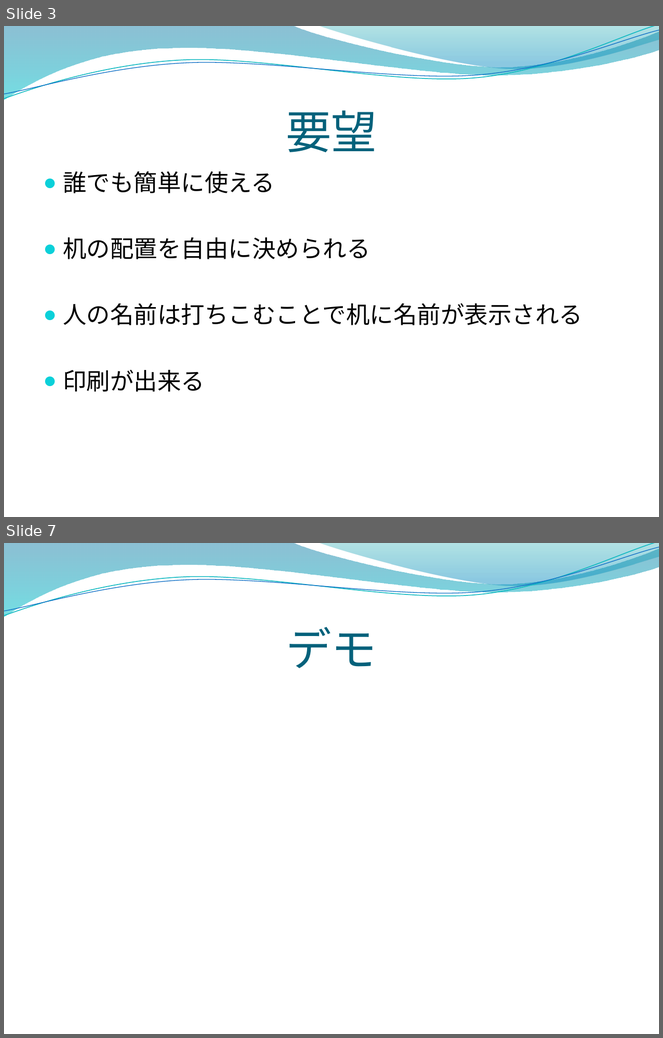
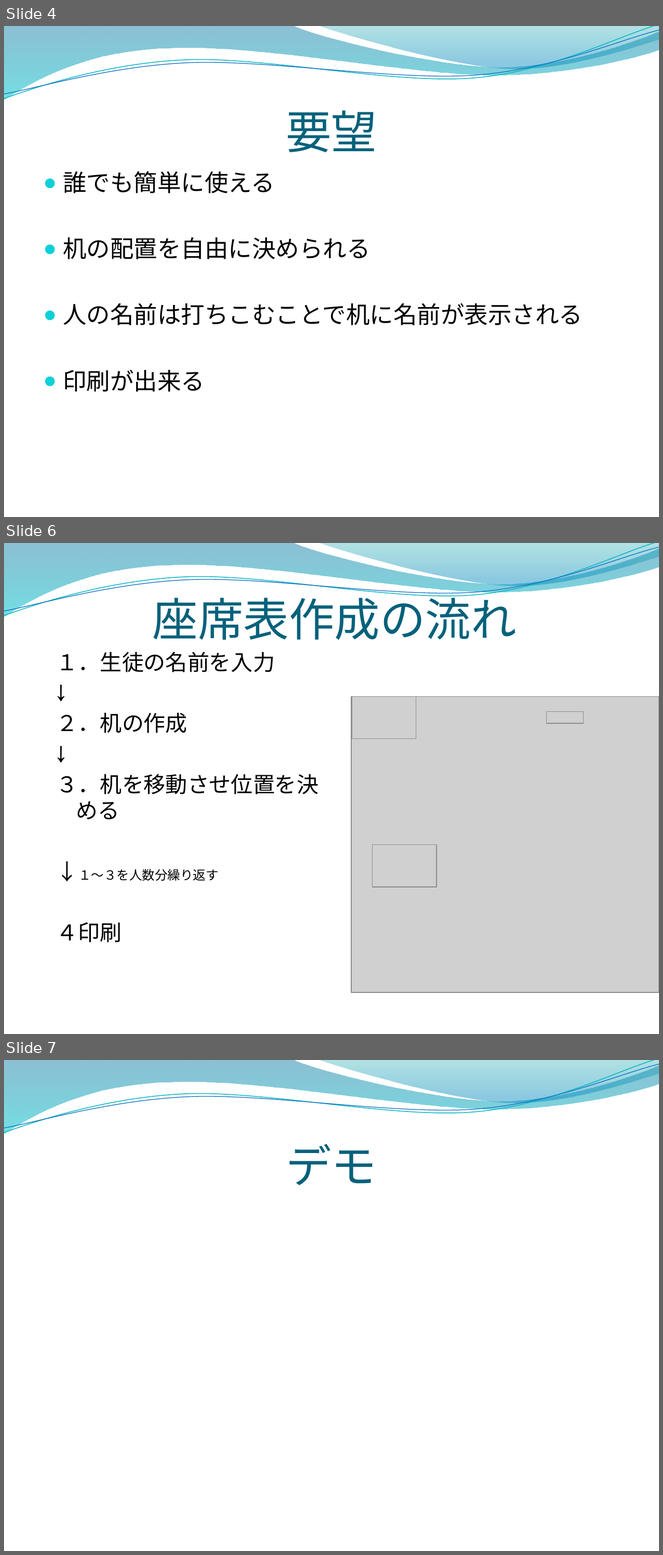
Before and after one commit to opu-yokotalab/learn-zaseki, a slide deck: インターン発表.pptx. Shown one above the other, each under a label of ours: slides 3 and 7 before the commit, slides 4, 6 and 7 after it; the slides between them are not shown. The pictures are 663x1038 and 663x1555 pixels, drawn with LibreOffice and Linux fonts; fonts in the diff are those of the drawing; grey boxes stand for pictures; background and template pictures are left out. Boxes give left, top, right and bottom in pixels: in the first picture for what was removed or moved away, otherwise in the second. Text is boxed around its words. In the diff, an @@ line names an element or a change of style, - is before the commit and + after.

```diff
--- a/インターン発表.pptx
+++ b/インターン発表.pptx
@@ slide 6 added at bbox=[4, 543, 659, 1034], background picture (left out); not listed: 4 template elements that a slide beside it also shows @@
@@ title added at bbox=[153, 590, 517, 640], 50 pt, text #04617B @@
+座席表作成の流れ
@@ text added at bbox=[57, 652, 319, 943], 24 pt, text #000000 @@
+１．生徒の名前を入力
+↓
+２．机の作成
+↓
+３．机を移動させ位置を決める
+↓１～３を人数分繰り返す
+４印刷
@@ picture added at bbox=[351, 696, 659, 992] @@
@@ picture added at bbox=[352, 696, 416, 739] @@
@@ picture added at bbox=[546, 712, 583, 724] @@
@@ picture added at bbox=[373, 845, 437, 888] @@
@@ what was slide 3 is now slide 4 @@
```
Also in this commit, not shown: 5 slides changed, 1 other slide added, 1 slide removed, 1 other file.
